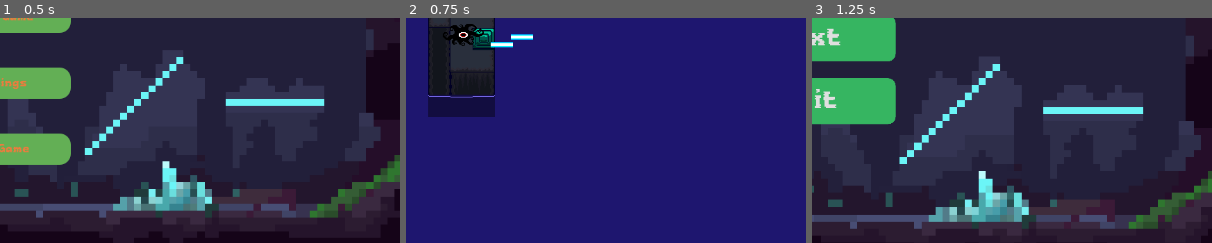
Above: before the commit, frames 1-3 (left to right).
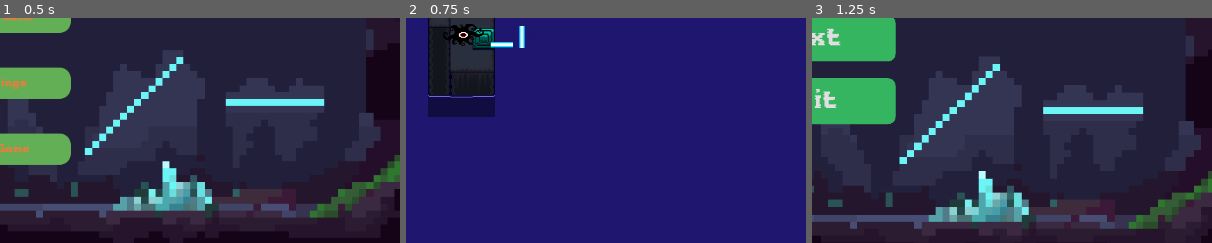
Above: after the commit, the same moments.

Repository: Alfreditann/rays2.1
Game: Godot game, scene res://Scenes/main_menu.tscn
The game is run twice, just before and just after one commit, with the same random seed, the same clock (stepped at 60 frames per second) and the same inputs.
Inputs:
- Up to frame 1 (0.5 s): no input
- Up to frame 2 (0.75 s): click "Start Game" at 0.5 s
- Up to frame 3 (1.25 s): no input
The pictures show only the part of the screen within x 50-100%, y 42-92%; the shares and areas given below are measured in that part.

Frame 1 is identical in both runs. In frame 2, 0.2% of the frame differs, in the area x 26-32%, y 3-14%; in frame 3, nothing differs.

Commit message:
laser almost done

Diff:
--- a/rays/GDScripts/laser_test.gd
+++ b/rays/GDScripts/laser_test.gd
@@ -10,7 +10,7 @@
 
 func _ready():
 	add_to_group("laser")
-	anim.play("Middle")
+	anim.play("left")
 	linear_velocity = -global_transform.x * speed
 	$Timer.wait_time = 0.3
 	$Timer.start()
@@ -47,44 +47,49 @@
 	var mirror_dir = mirror.mirror_dir
 	#global_position = mirror.global_position | litt hacky men gjør laseren helt rigktig plasert
 
-	if Current_Vel[0] > 0: #den går til høyre her
-		if mirror_dir == 2: #speil står i mellom ned og venstre
-			anim.play("up")
+	if Current_Vel.x > 0: # går mot høyre
+		if mirror_dir == 2:
+			anim.play("down")
 			return Vector2.DOWN
-		if mirror_dir == 3: #speil ser mot venstre
-			anim.play("Middle")
+		if mirror_dir == 3:
+			anim.play("left")
 			return Vector2.LEFT
-		if mirror_dir == 4: #speil står i mellom opp og venstre
+		if mirror_dir == 4:
 			anim.play("up")
 			return Vector2.UP
-		else:
-			queue_free()
-	elif Current_Vel[0] < 0: #den går til venstre her
-		if mirror_dir == 6: #speil står i mellom opp og høyre
+		queue_free()
+	elif Current_Vel.x < 0: # går mot venstre
+		if mirror_dir == 6:
+			anim.play("up")
 			return Vector2.UP
-		if mirror_dir == 7: #speil ser mot høyre
+		if mirror_dir == 7:
+			anim.play("right")
 			return Vector2.RIGHT
-			anim.play("Middle")
-		if mirror_dir == 8: #speil står i mellom ned og høyre
+		if mirror_dir == 8:
+			anim.play("down")
 			return Vector2.DOWN
-		else:
-			queue_free()
-	elif Current_Vel[1] > 0: #den går ned her
-		if mirror_dir == 4: #speil står i mellom opp og venstre
+		queue_free()
+	elif Current_Vel.y > 0: # går ned
+		if mirror_dir == 4:
+			anim.play("left")
 			return Vector2.LEFT
-		if mirror_dir == 5: #speil ser opp
+		if mirror_dir == 5:
+			anim.play("up")
 			return Vector2.UP
-		if mirror_dir == 6: #speil står i mellom opp og høyre
+		if mirror_dir == 6:
+			anim.play("right")
 			return Vector2.RIGHT
-		else:
-			queue_free()
-	elif Current_Vel[1] < 0: #den går opp her
-		if mirror_dir == 8: #speil står i mellom ned og høyre
+		queue_free()
+	elif Current_Vel.y < 0: # går opp
+		if mirror_dir == 8:
+			anim.play("right")
 			return Vector2.RIGHT
-		if mirror_dir == 1: #speil ser ned her
+		if mirror_dir == 1:
+			anim.play("down")
 			return Vector2.DOWN
-		if mirror_dir == 2: #speil står i mellom ned og venstre
+		if mirror_dir == 2:
+			anim.play("left")
 			return Vector2.LEFT
-		else:
-			queue_free()
-	pass
+		queue_free()
+
+	return null
--- a/rays/Scenes/laser.tscn
+++ b/rays/Scenes/laser.tscn
@@ -7,8 +7,16 @@
 [sub_resource type="RectangleShape2D" id="RectangleShape2D_6km0w"]
 size = Vector2(29, 8)
 
+[sub_resource type="AtlasTexture" id="AtlasTexture_3pc01"]
+atlas = ExtResource("3_c8ure")
+region = Rect2(32, 0, 32, 32)
+
 [sub_resource type="AtlasTexture" id="AtlasTexture_1k6qa"]
 atlas = ExtResource("2_3pc01")
+region = Rect2(0, 32, 32, 32)
+
+[sub_resource type="AtlasTexture" id="AtlasTexture_c8ure"]
+atlas = ExtResource("3_c8ure")
 region = Rect2(0, 32, 32, 32)
 
 [sub_resource type="AtlasTexture" id="AtlasTexture_akndn"]
@@ -19,10 +27,26 @@
 animations = [{
 "frames": [{
 "duration": 1.0,
+"texture": SubResource("AtlasTexture_3pc01")
+}],
+"loop": true,
+"name": &"down",
+"speed": 5.0
+}, {
+"frames": [{
+"duration": 1.0,
 "texture": SubResource("AtlasTexture_1k6qa")
 }],
 "loop": true,
-"name": &"Middle",
+"name": &"left",
+"speed": 5.0
+}, {
+"frames": [{
+"duration": 1.0,
+"texture": SubResource("AtlasTexture_c8ure")
+}],
+"loop": true,
+"name": &"right",
 "speed": 5.0
 }, {
 "frames": [{
@@ -50,6 +74,6 @@
 [node name="AnimatedSprite2D" type="AnimatedSprite2D" parent="." unique_id=758318649]
 rotation = 0.01257938
 sprite_frames = SubResource("SpriteFrames_t5kga")
-animation = &"Middle"
+animation = &"right"
 
 [connection signal="area_entered" from="laser_area" to="." method="_on_laser_test_area_entered"]
